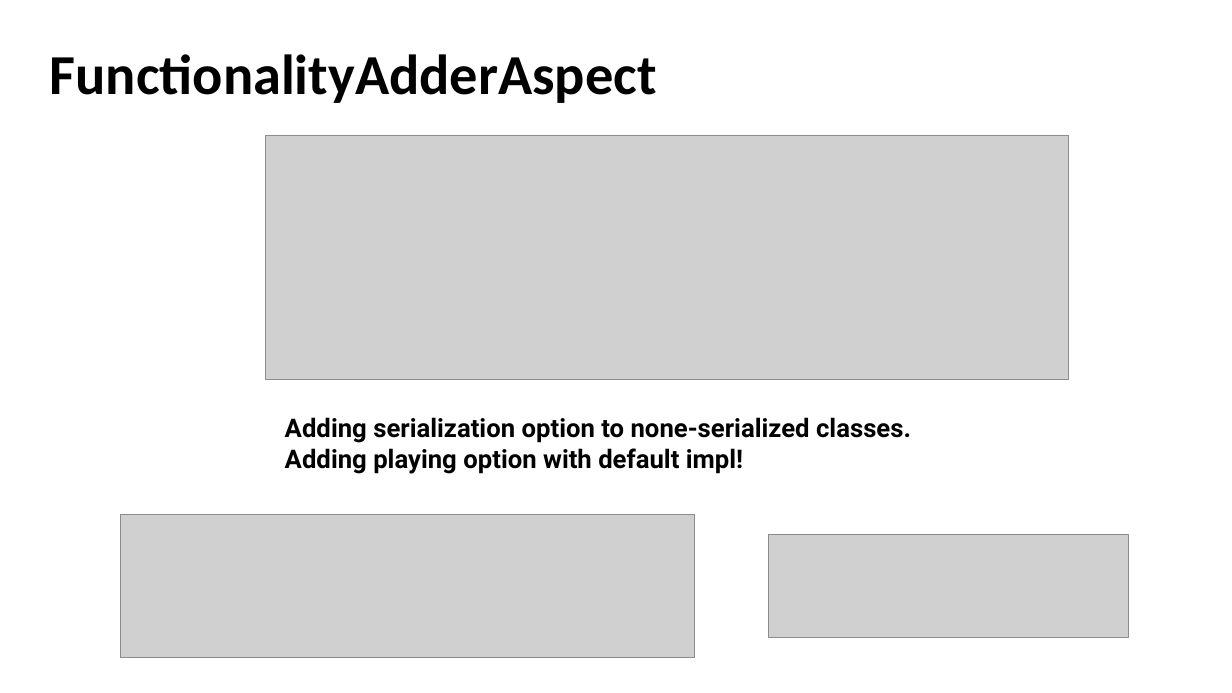
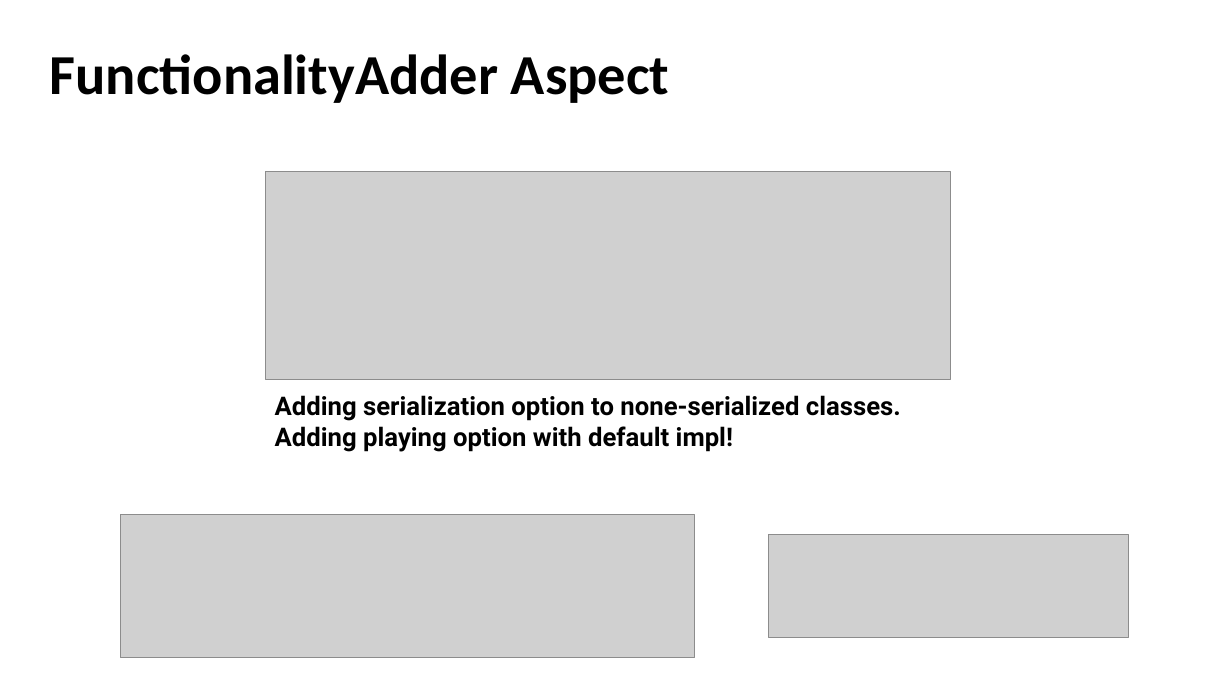
Before and after one commit to akotek/AOP, a slide deck: slide 53 of src/Final Project Presentation.pptx (slide 49 before the commit). Drawn at 1232x693 pixels with LibreOffice and Linux fonts; fonts in the diff are those of the drawing; grey boxes stand for pictures. Boxes give left, top, right and bottom in pixels: in the first picture for what was removed or moved away, otherwise in the second. Text is boxed around its words. In the diff, an @@ line names an element or a change of style, - is before the commit and + after.

```diff
--- a/src/Final Project Presentation.pptx
+++ b/src/Final Project Presentation.pptx
@@ title at (50, 54, 669, 103): spaces changed @@
-FunctionalityAdderAspect
+FunctionalityAdder Aspect
@@ picture: place and size @@
-picture at (265, 136, 1069, 380)
+picture at (265, 171, 951, 379)
@@ text "Adding serialization option to none-serialized ...": place and size @@
-text "Adding serialization option to none-serialized ..." at (285, 417, 911, 474)
+text "Adding serialization option to none-serialized ..." at (275, 395, 901, 452)
```
Also in this commit, not shown: 17 other slides changed, 6 slides added, 2 slides removed, 5 other files.
